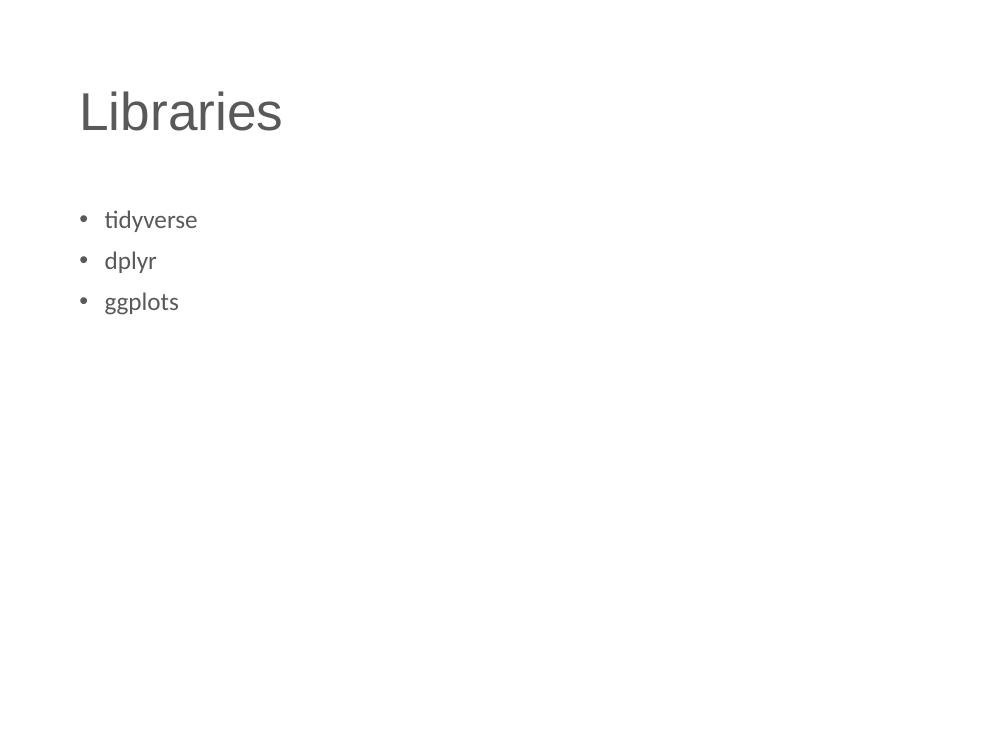
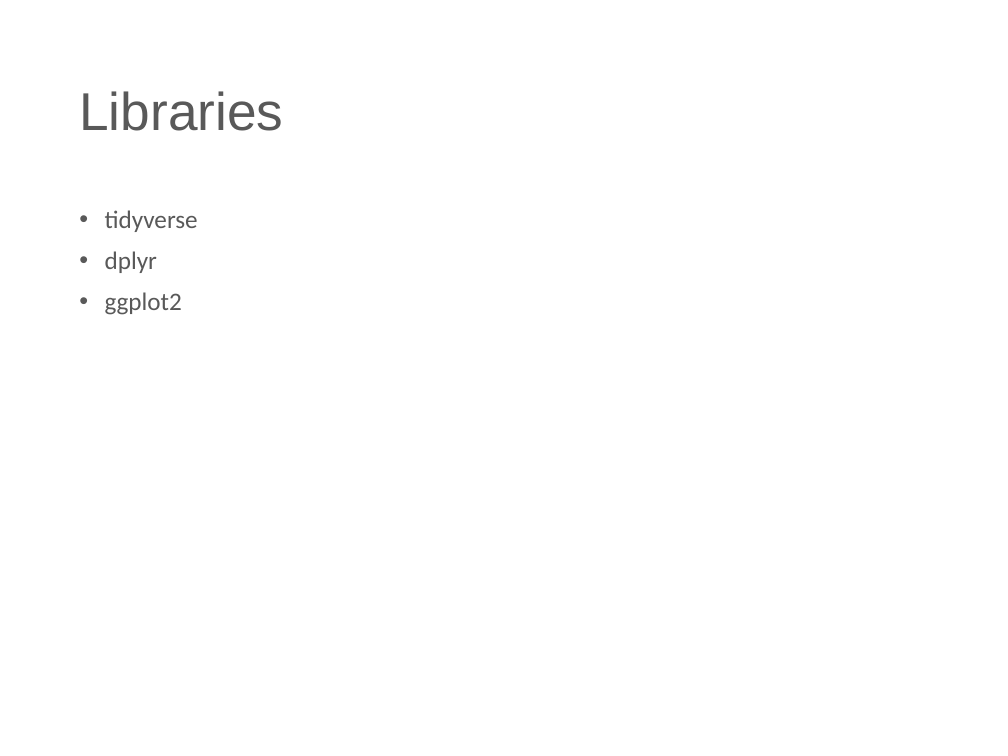
Before and after one commit to PeterAnema/Introductietraining_R_UWV, a slide deck: slide 62 of Slides/Introductie R.pptx (slide 61 before the commit). Drawn at 1008x756 pixels with LibreOffice and Linux fonts; fonts in the diff are those of the drawing; background and template pictures are left out. Boxes give left, top, right and bottom in pixels: in the first picture for what was removed or moved away, otherwise in the second. Text is boxed around its words. In the diff, an @@ line names an element or a change of style, - is before the commit and + after.

```diff
--- a/Slides/Introductie R.pptx
+++ b/Slides/Introductie R.pptx
@@ text at <box>105,292,182,315</box>: text changed @@
-• ggplots
+• ggplot2
```
Also in this commit, not shown: 5 other slides changed, 3 slides added, 2 slides removed, 15 other files.
